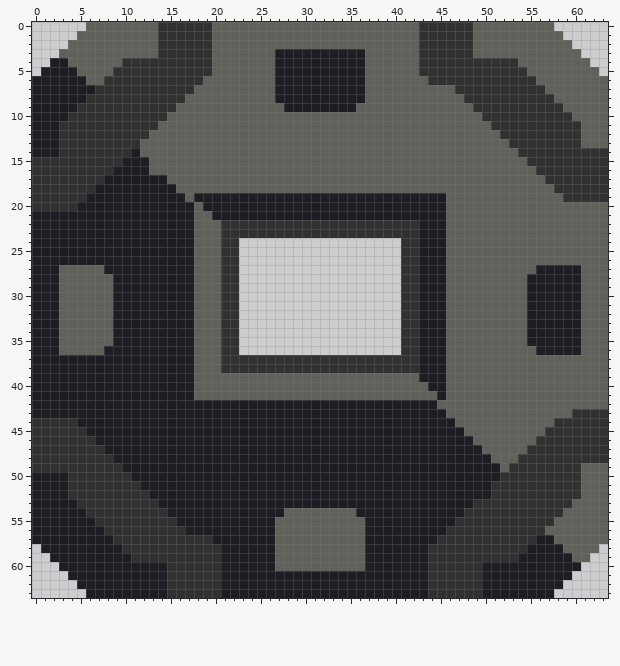
Pixel-art sprite -- sprites/blocks/liquids/smoke-acu.png. That is the earlier state.
The file is 64x64 pixels.
The result:
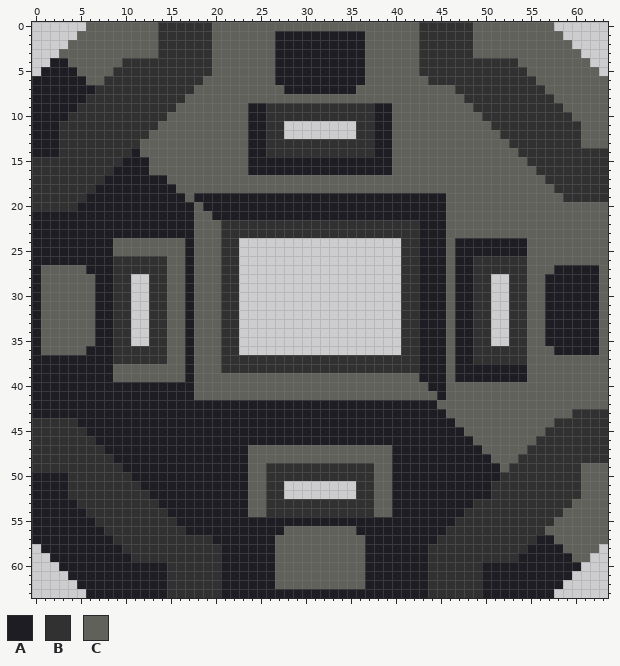
Palette (. is transparent): A #1e1d23  B #313131  C #60615b
Difference:
Colour C gives way to colour A in rows 1 to 2 at x 27 to 36; in rows 9 to 14 at x 24 to 25 and 38 to 39; in rows 15 to 16 at x 24 to 39; in rows 24 to 25 at x 47 to 54; in row 26 at x 47 to 48; in row 27 at x 6 to 7, 47 to 48 and 61 to 62.
Colour C gives way to colour A in rows 28 to 35 at x 7 to 8, 47 to 48 and 61 to 62; in row 36 at x 6 to 7, 47 to 48 and 61 to 62; in row 37 at x 47 to 48; in rows 38 to 39 at x 47 to 54; in row 55 at x 27 to 36; in row 56 at x 27 and 36.
Colour A gives way to colour B in row 9 at x 28 to 35; in rows 26 to 27 at x 9 to 14; in rows 28 to 35 at x 9 to 10 and 13 to 14; in rows 36 to 37 at x 9 to 14; in rows 49 to 50 at x 26 to 37; in rows 51 to 52 at x 26 to 27 and 36 to 37.
Colour A gives way to colour B in row 53 at x 26 to 37; in row 54 at x 26 to 27 and 36 to 37.
Colour C gives way to colour B in row 9 at x 26 to 27 and 36 to 37; in row 10 at x 26 to 37; in rows 11 to 12 at x 26 to 27 and 36 to 37; in rows 13 to 14 at x 26 to 37; in rows 26 to 27 at x 49 to 54; in rows 28 to 35 at x 49 to 50 and 53 to 54.
Colour C gives way to colour B in rows 36 to 37 at x 49 to 54; in row 54 at x 28 to 35.
Colour A gives way to colour C in row 7 at x 27 and 36; in row 8 at x 27 to 36; in rows 24 to 25 at x 9 to 16; in row 26 at x 15 to 16; in row 27 at x 1 to 2, 15 to 16 and 56 to 57; in rows 28 to 35 at x 1 to 2, 15 to 16 and 55 to 56.
Colour A gives way to colour C in row 36 at x 1 to 2, 15 to 16 and 56 to 57; in row 37 at x 15 to 16; in rows 38 to 39 at x 9 to 16; in rows 47 to 48 at x 24 to 39; in rows 49 to 54 at x 24 to 25 and 38 to 39; in rows 61 to 62 at x 27 to 36.
The edit erases colour A in rows 28 to 35 at x 11 to 12; in rows 51 to 52 at x 28 to 35.
The edit erases colour C in rows 11 to 12 at x 28 to 35; in rows 28 to 35 at x 51 to 52.
Pixel boxes of the changes (left, top, right, bottom) in both pictures:
changed: (275, 31, 365, 49)
changed: (248, 85, 392, 175)
changed: (86, 238, 185, 382)
changed: (455, 238, 599, 382)
changed: (41, 265, 59, 355)
changed: (248, 445, 392, 535)
changed: (275, 571, 365, 589)
